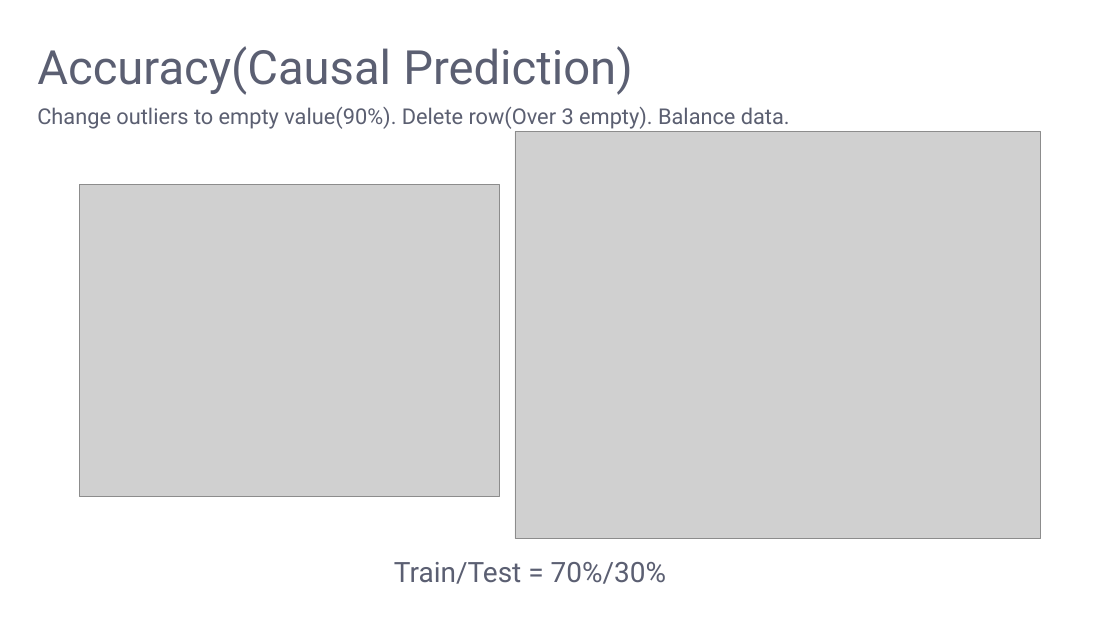
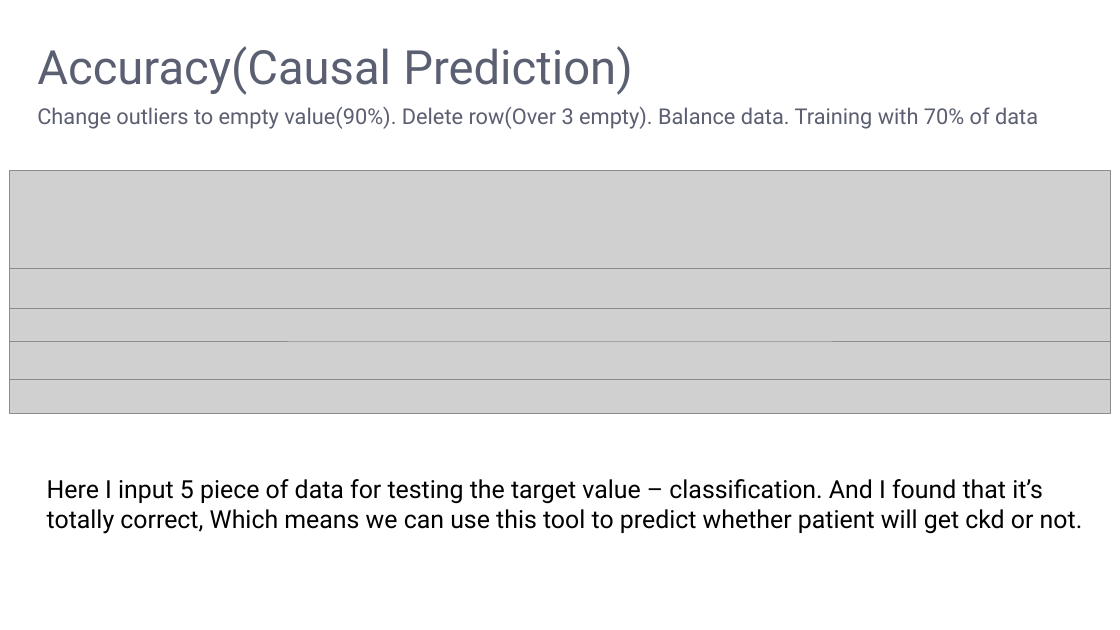
Before and after one commit to LeeMoofon0222/Vizuro_Intern, a slide deck: slide 14 of ckd_process/kidney_disease.pptx (slide 16 before the commit). Drawn at 1120x630 pixels with LibreOffice and Linux fonts; fonts in the diff are those of the drawing; grey boxes stand for pictures; background and template pictures are left out. Boxes give left, top, right and bottom in pixels: in the first picture for what was removed or moved away, otherwise in the second. Text is boxed around its words. In the diff, an @@ line names an element or a change of style, - is before the commit and + after.

```diff
--- a/ckd_process/kidney_disease.pptx
+++ b/ckd_process/kidney_disease.pptx
@@ text at (37,107,1038,129): text changed @@
-Change outliers to empty value(90%). Delete row(Over 3 empty). Balance data.
+Change outliers to empty value(90%). Delete row(Over 3 empty). Balance data. Training with 70% of data
@@ picture removed at (515,132,1041,539) @@
@@ picture added at (10,170,1111,268) @@
@@ picture removed at (80,184,500,497) @@
@@ picture added at (10,266,1111,308) @@
@@ picture added at (10,307,1111,341) @@
@@ picture added at (10,340,1111,379) @@
@@ picture added at (10,379,1111,413) @@
@@ text added at (47,479,1083,534), 32 pt, text #000000 @@
+Here I input 5 piece of data for testing the target value – classification. And I found that it’s totally correct, Which means we can use this tool to predict whether patient will get ckd or not.
@@ text removed at (394,562,666,584) @@
-Train/Test = 70%/30%
```
Also in this commit, not shown: 1 other slide changed, 4 slides removed, 14 other files.
